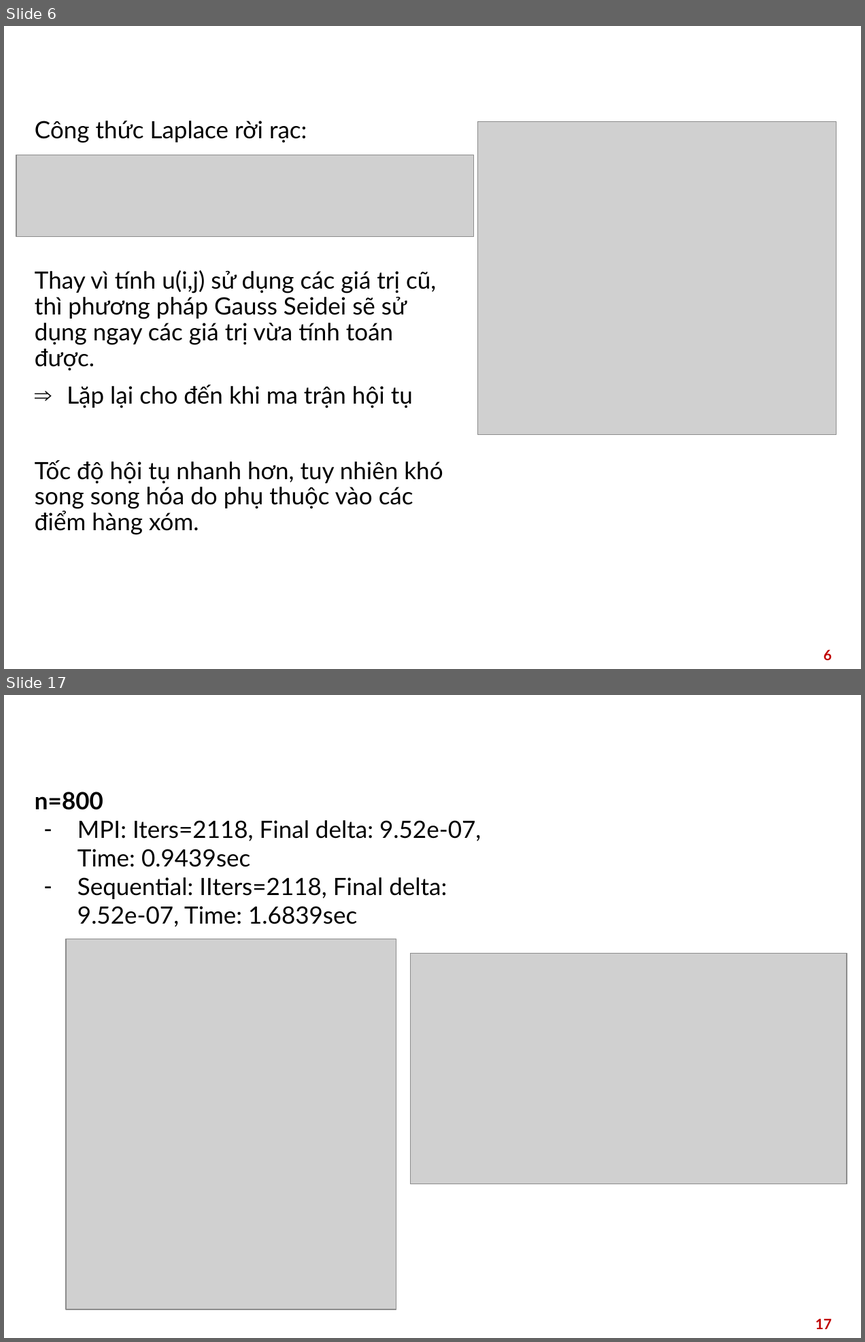
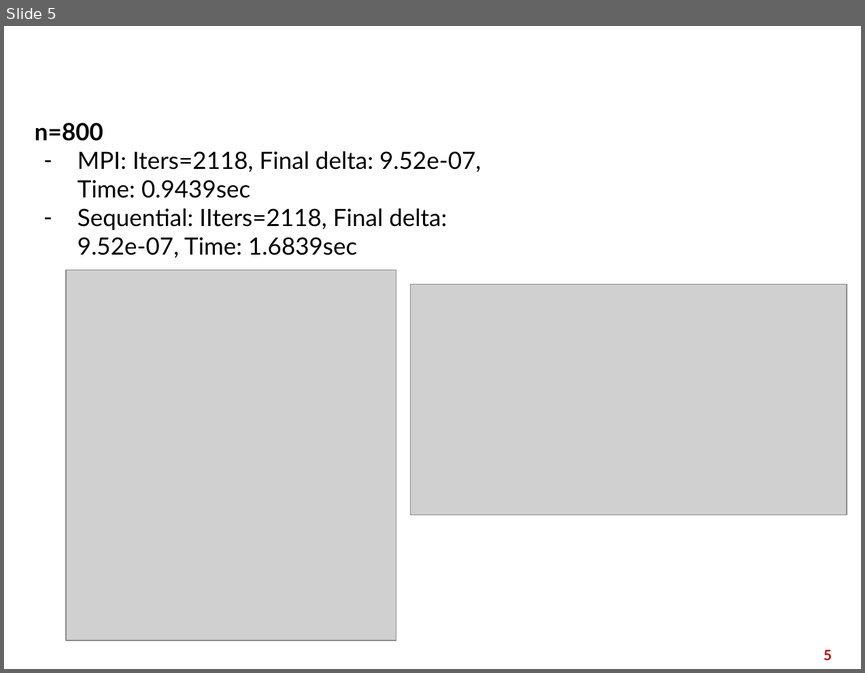
Before and after one commit to Namtxbk/tabusearch, a slide deck: Slide môn TÍnh Toán Hiệu Năng Cao.pptx. Shown one above the other, each under a label of ours: slides 6 and 17 before the commit, slide 5 after it; the slides between them are not shown. The pictures are 865x1342 and 865x673 pixels, drawn with LibreOffice and Linux fonts; fonts in the diff are those of the drawing; grey boxes stand for pictures; background and template pictures are left out. Boxes give left, top, right and bottom in pixels: in the first picture for what was removed or moved away, otherwise in the second. Text is boxed around its words. In the diff, an @@ line names an element or a change of style, - is before the commit and + after.

```diff
--- a/Slide môn TÍnh Toán Hiệu Năng Cao.pptx
+++ b/Slide môn TÍnh Toán Hiệu Năng Cao.pptx
@@ slide 6 removed at [4, 26, 861, 669], background picture (left out) @@
@@ text removed at [35, 121, 443, 535] @@
-Công thức Laplace rời rạc:
-Thay vì tính u(i,j) sử dụng các giá trị cũ, thì phương pháp Gauss Seidei sẽ sử dụng ngay các giá trị vừa tính toán được.
-⇒ Lặp lại cho đến khi ma trận hội tụ
-Tốc độ hội tụ nhanh hơn, tuy nhiên khó song song hóa do phụ thuộc vào các điểm hàng xóm.
@@ picture removed at [478, 121, 836, 435] @@
@@ picture removed at [16, 155, 473, 237] @@
@@ title removed at [214, 297, 346, 315] @@
-Thuật toán Gauss Seidei
@@ page number removed at [823, 649, 832, 660] @@
-6
@@ what was slide 17 is now slide 5 @@
@@ page number at [823, 649, 832, 660]: text changed @@
-17
+5
```
Also in this commit, not shown: 3 slides added, 14 other slides removed, 10 other files.
